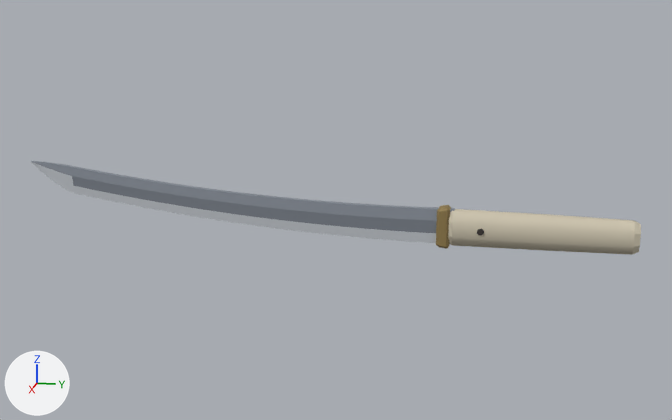
One commit to the glTF model roblox/assets/weapons-kit/w_katana@katana_shirasaya.glb: the scene before it, then after it.
The view is the same before and after, from a camera (50 mm lens) standing at (1.388, -0.045, 0.37) and looking at (-0.005, -0.324, 0.022). Every picture has the same lights, and +X, +Y and +Z are marked at lower left. The older version comes first. Vertices at exactly the same position are counted once.

In view in the first picture: 'kat_blade_wzB__edge__pcdd2d8', 'kat_blade_wzB__steel__p858c96', 'kat_guard_wzN__brass__p8f7a4a', 'kat_tsuka_wzA__wood__pcfc6b0'.
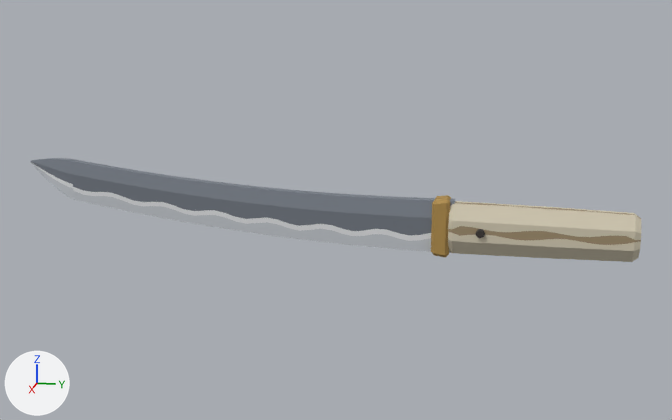
Pixel boxes (x1, y1, x2, y2) of what changed, in the pictures (672 x 420 px; the box of a moved part takes in the faces that stretch with it):
'kat_blade_wzB__steel__p7d848e', added
    after: (31, 158, 455, 235)
'kat_tsuka_wzA__wood__pd2c9b2', added (pale yellow)
    after: (448, 201, 641, 262)
'kat_tsuka_wzA__wood__pcfc6b0', deleted (pale yellow)
    before: (448, 209, 641, 255)
'kat_blade_wzB__edge__pcdd2d8', reshaped (11% taller)
    before: (31, 162, 436, 243)
    after: (32, 163, 451, 253)
'kat_tsuka_wzN__grain__p9e8c6c', added (brown)
    after: (448, 202, 641, 245)
'kat_guard_wzN__brass__pb08d4a', added (brown)
    after: (431, 195, 451, 257)
'kat_guard_wzN__brass__p8f7a4a', deleted (brown)
    before: (436, 205, 451, 249)
part 2 of me_kat_blade_wzb__steel__p858c96, moved or reshaped
    before: (31, 161, 455, 233)
    after: (34, 164, 431, 241)

What the commit changed:
Material 'hamon' (mat_hamon) is new.
Its base color is (0.905, 0.922, 0.939) (white #f4f6f8).
Its roughness is 0.75.
Material 'grain' (mat_grain) is new.
Its base color is (0.342, 0.262, 0.15) (brown #9e8c6c).
Its roughness is 0.75.
me_kat_blade_wzb__edge__pcdd2d8 is used by ob_kat_blade_wzb__edge__pcdd2d8; location (0.0, 0.0, 0.0).
me_kat_blade_wzb__edge__pcdd2d8 had 178 vertices, 352 faces and spanned x -0.006..0.006, y -0.836..-0.139, z -0.022..0.081.
me_kat_blade_wzb__edge__pcdd2d8 now has 178 vertices, 352 faces and spans x -0.006..0.006, y -0.836..-0.139, z -0.036..0.08.
me_kat_blade_wzb__edge__pcdd2d8 part 1: 178 of 178 vertices moved; they spanned x -0.006..0.006, y -0.836..-0.139, z -0.022..0.081 and now span x -0.006..0.006, y -0.836..-0.139, z -0.036..0.08; mean shift (0.0, 0.0, -0.011).
me_kat_blade_wzb__steel__p858c96 is used by ob_kat_blade_wzb__steel__p858c96; location (0.0, 0.0, 0.0).
me_kat_blade_wzb__steel__p858c96 had 250 vertices, 500 faces and spanned x -0.008..0.007, y -0.836..-0.139, z -0.005..0.082.
me_kat_blade_wzb__steel__p858c96 no longer uses material mat_steel (grey #858c96).
me_kat_blade_wzb__steel__p858c96 now has 180 vertices, 352 faces and spans x -0.007..0.007, y -0.836..-0.139, z -0.019..0.08.
me_kat_blade_wzb__steel__p858c96 part 2: 250 vertices removed from x -0.008..0.007, y -0.836..-0.139, z -0.005..0.082; 180 vertices added at x -0.007..0.007, y -0.836..-0.139, z -0.019..0.08.
me_kat_blade_wzb__steel__p858c96 gains material mat_hamon (white #f4f6f8).
Mesh me_kat_tsuka_wzn__grain__p9e8c6c is new.
It has 150 vertices, 144 faces and spans x -0.023..0.023, y -0.146..0.133, z -0.004..0.044.
It uses material mat_grain (brown #9e8c6c).
Mesh me_kat_tsuka_wza__wood__pd2c9b2 is new.
It has 350 vertices, 552 faces and spans x -0.023..0.023, y -0.146..0.133, z -0.034..0.044.
It uses material mat_wood (pale yellow #d2c9b2).
Mesh me_kat_guard_wzn__brass__pb08d4a is new.
It has 24 vertices, 44 faces and spans x -0.018..0.018, y -0.172..-0.145, z -0.0403..0.0514.
It uses material mat_brass (brown #b08d4a).
Mesh me_kat_blade_wzb__steel__p7d848e is new.
It has 266 vertices, 532 faces and spans x -0.011..0.011, y -0.836..-0.139, z -0.01..0.088.
It uses material mat_steel (grey #7d848e).
Object 'kat_guard_wzN__brass__p8f7a4a' (ob_kat_guard_wzn__brass__p8f7a4a) is deleted.
Object 'kat_tsuka_wzA__wood__pcfc6b0' (ob_kat_tsuka_wza__wood__pcfc6b0) is deleted.
Object 'kat_tsuka_wzN__grain__p9e8c6c' (ob_kat_tsuka_wzn__grain__p9e8c6c) is new; it shows me_kat_tsuka_wzn__grain__p9e8c6c.
Its location is (0.0, 0.0, 0.0).
Object 'kat_tsuka_wzA__wood__pd2c9b2' (ob_kat_tsuka_wza__wood__pd2c9b2) is new; it shows me_kat_tsuka_wza__wood__pd2c9b2.
Its location is (0.0, 0.0, 0.0).
Object 'kat_guard_wzN__brass__pb08d4a' (ob_kat_guard_wzn__brass__pb08d4a) is new; it shows me_kat_guard_wzn__brass__pb08d4a.
Its location is (0.0, 0.0, 0.0).
Object 'kat_blade_wzB__steel__p7d848e' (ob_kat_blade_wzb__steel__p7d848e) is new; it shows me_kat_blade_wzb__steel__p7d848e.
Its location is (0.0, 0.0, 0.0).
